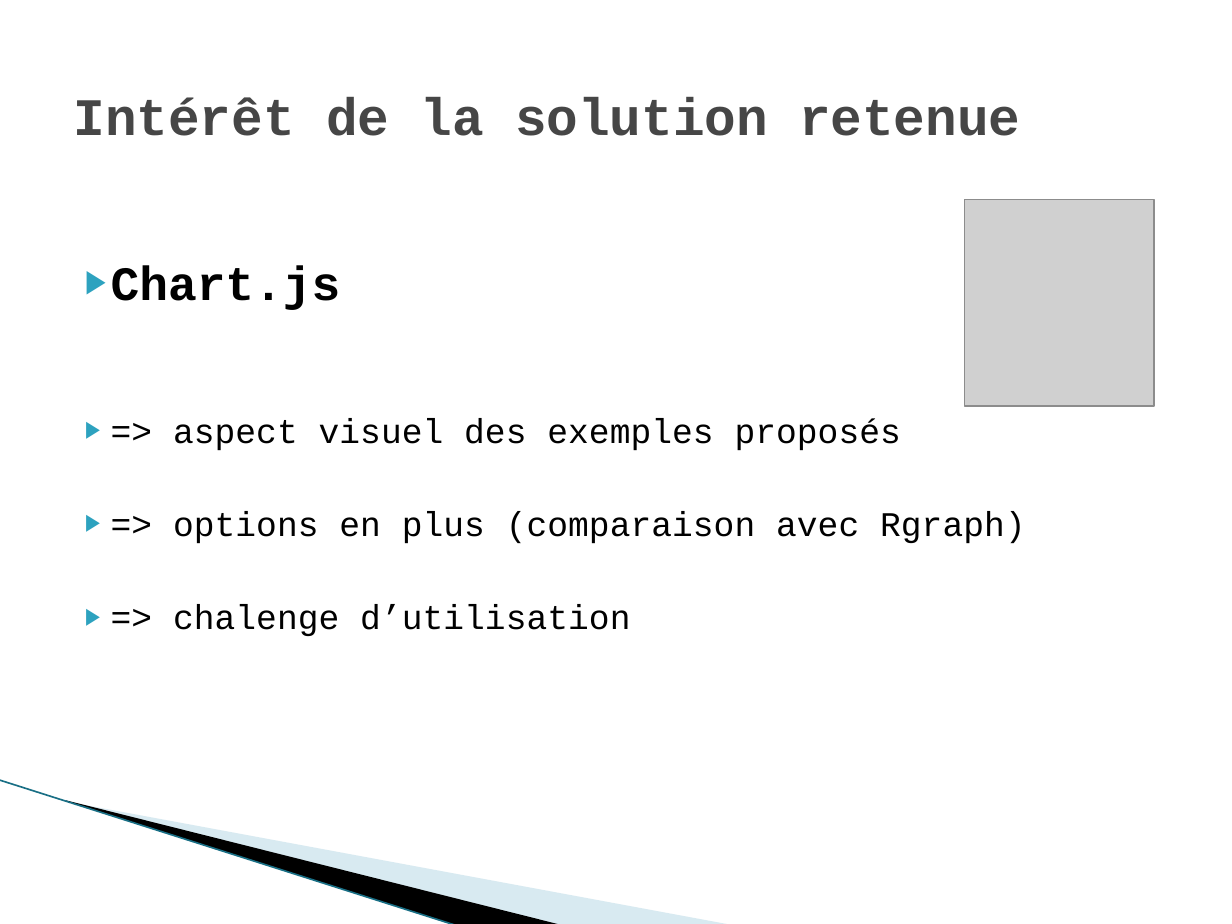
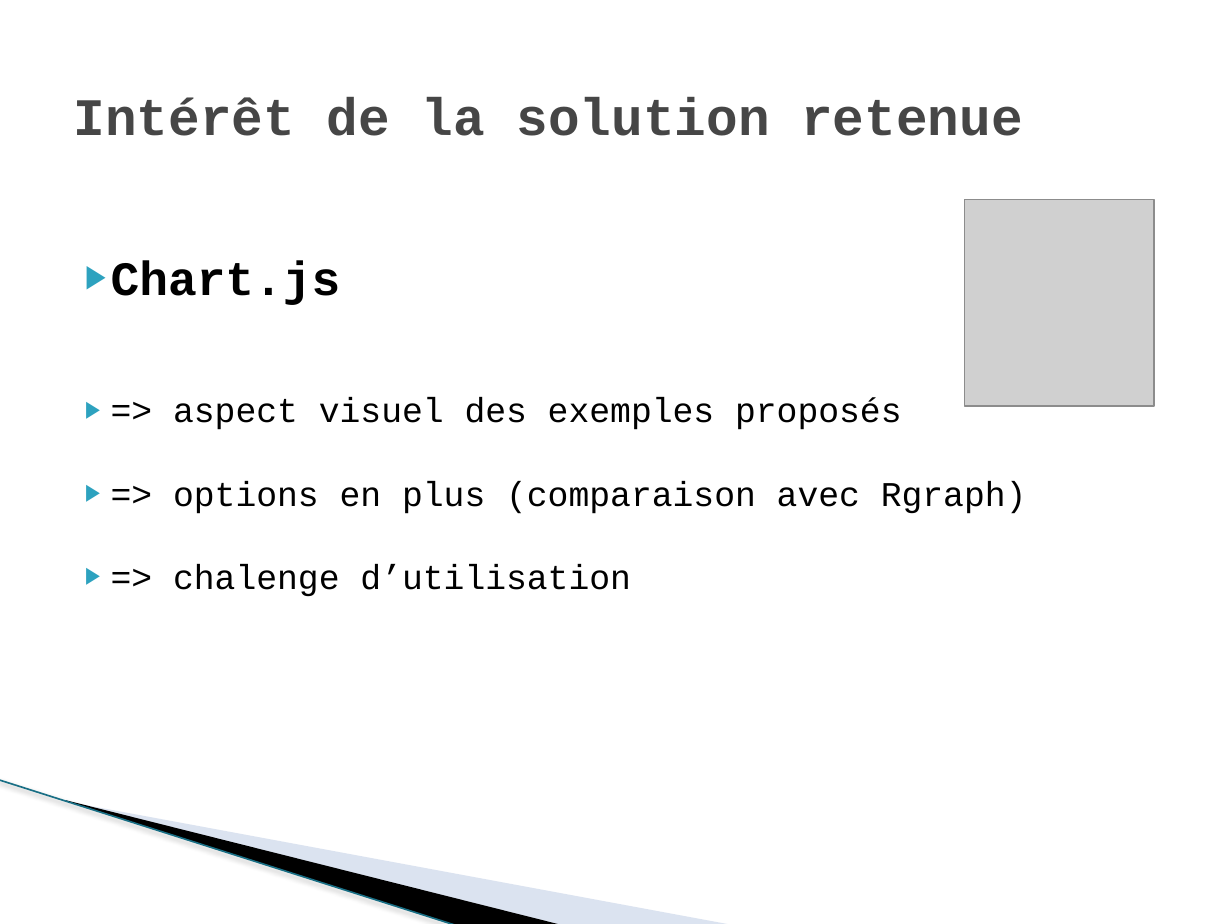
Before and after one commit to hidjic/proxi4, a slide deck: slide 5 of s_b.pptx. Drawn at 1232x924 pixels with LibreOffice and Linux fonts; fonts in the diff are those of the drawing; grey boxes stand for pictures; background and template pictures are left out. Boxes give left, top, right and bottom in pixels: in the first picture for what was removed or moved away, otherwise in the second. Text is boxed around its words. In the diff, an @@ line names an element or a change of style, - is before the commit and + after.

```diff
--- a/s_b.pptx
+++ b/s_b.pptx
@@ text "Chart.js" at (111,260,1027,597): size 20.2 to 20.3 pt; less space between paragraphs @@
@@ line (0, 780) - (457, 924): stroke #97C5D8 0.95 pt to #196F85 0.96 pt @@
@@ freeform shape at (68,801,733,924): fill #A0CBDC at 40% opacity to #A7B9DB at 40% opacity @@
```
Also in this commit, not shown: 9 other slides changed.
